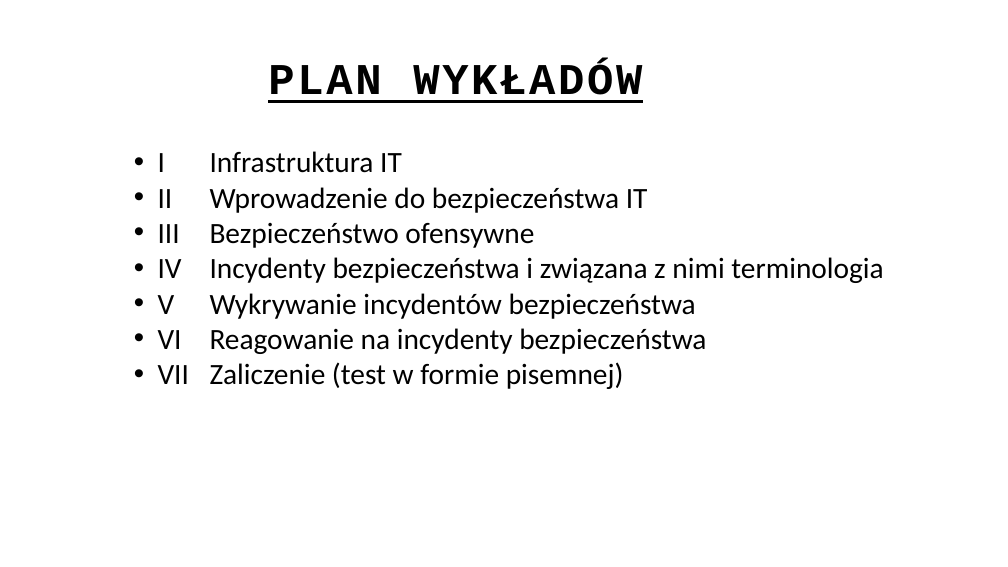
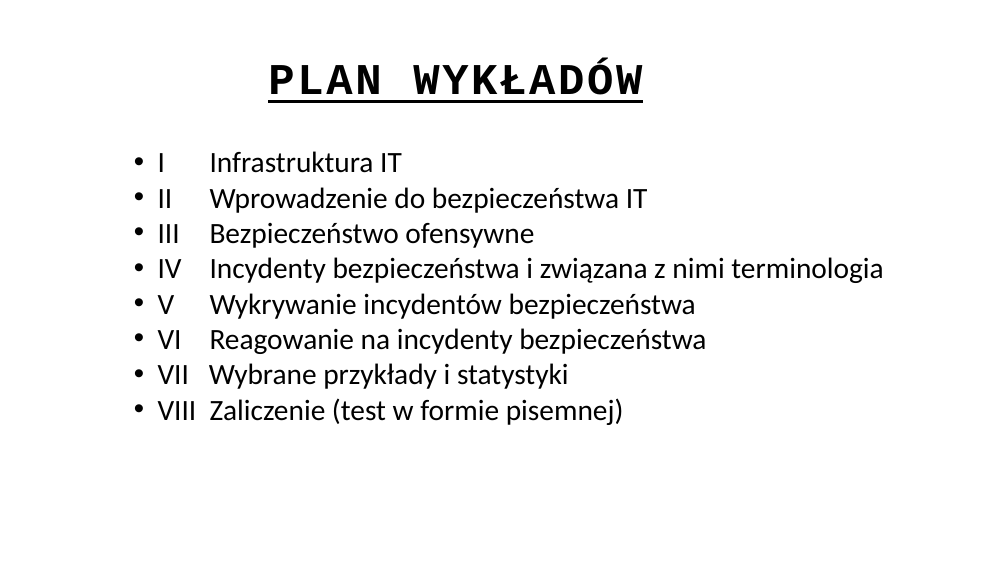
Before and after one commit to ewilded/DFIR, a slide deck: slide 3 of 1_Infrastruktura_IT.pptx. Drawn at 1008x567 pixels with LibreOffice and Linux fonts; fonts in the diff are those of the drawing. Boxes give left, top, right and bottom in pixels: in the first picture for what was removed or moved away, otherwise in the second. Text is boxed around its words. In the diff, an @@ line names an element or a change of style, - is before the commit and + after.

```diff
--- a/1_Infrastruktura_IT.pptx
+++ b/1_Infrastruktura_IT.pptx
@@ text at bbox=[158, 363, 624, 425]: text changed @@
-• VII Zaliczenie (test w formie pisemnej)
+• VII Wybrane przykłady i statystyki
+• VIII Zaliczenie (test w formie pisemnej)
```
